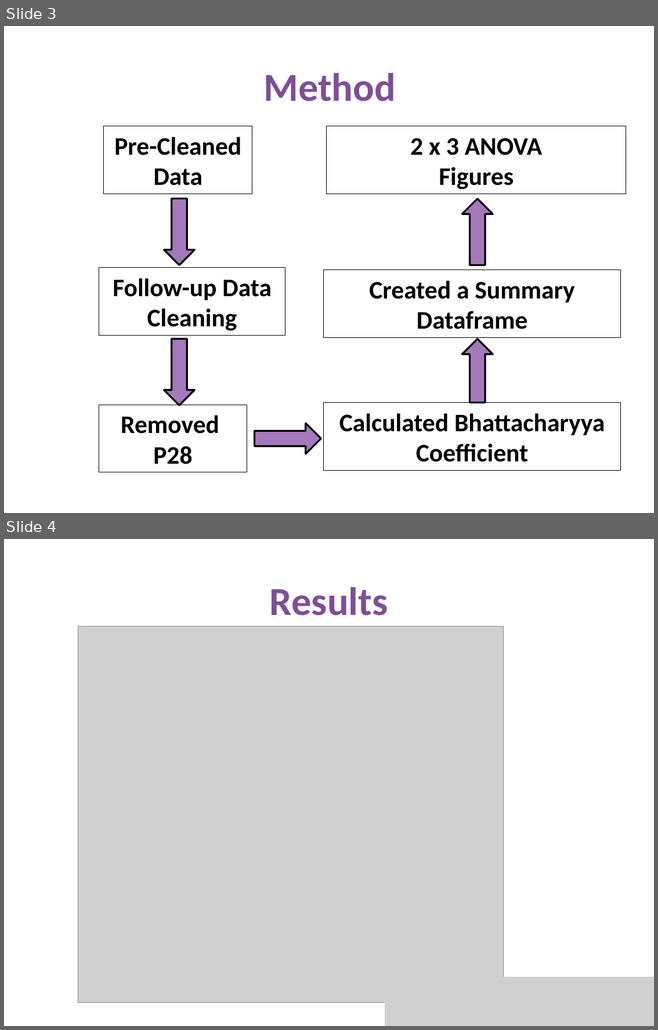
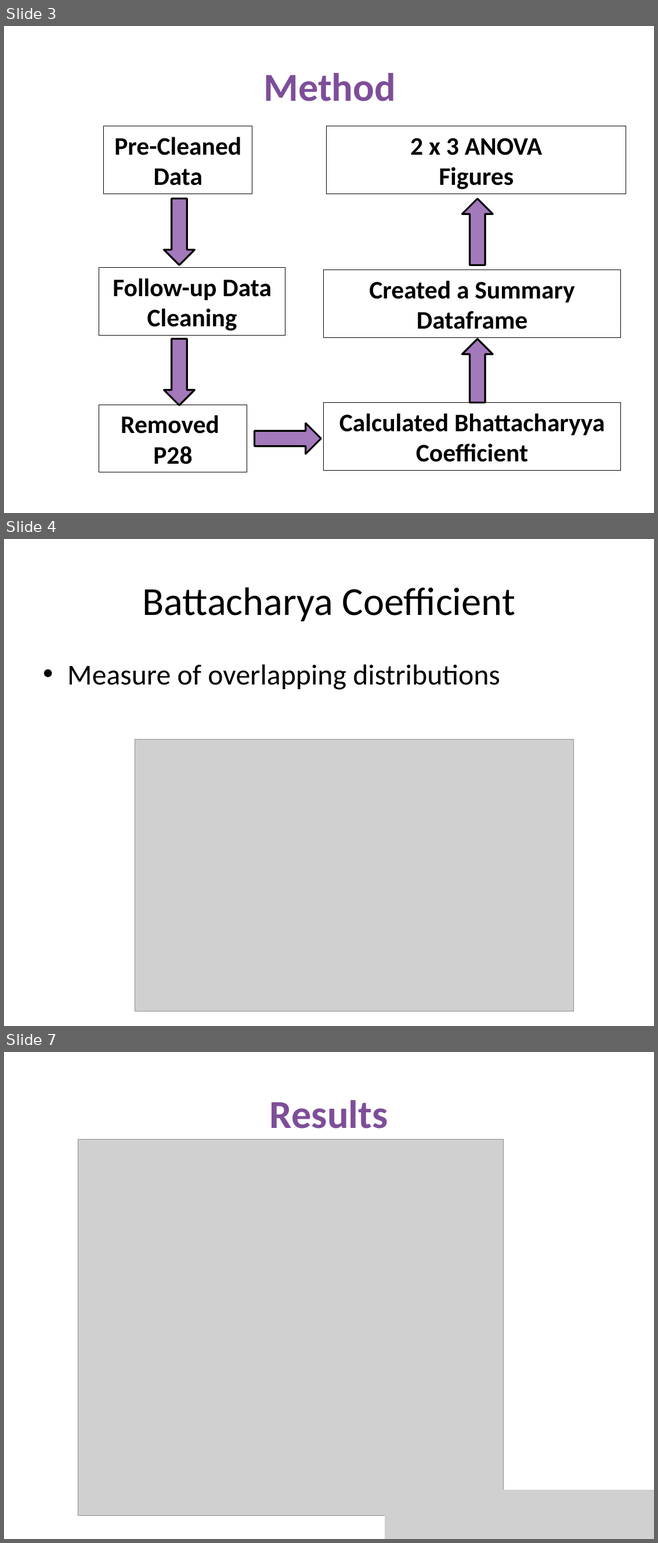
Before and after one commit to psychhack2019/behavioural-chatime, a slide deck: Presentation.pptx. Shown one above the other, each under a label of ours: slides 3 and 4 before the commit, slides 3, 4 and 7 after it; the slides between them are not shown. The pictures are 658x1030 and 658x1543 pixels, drawn with LibreOffice and Linux fonts; fonts in the diff are those of the drawing; grey boxes stand for pictures. Boxes give left, top, right and bottom in pixels: in the first picture for what was removed or moved away, otherwise in the second. Text is boxed around its words. In the diff, an @@ line names an element or a change of style, - is before the commit and + after.

```diff
--- a/Presentation.pptx
+++ b/Presentation.pptx
@@ slide 4 added at box(4, 539, 654, 1026), background #FFFFFF @@
@@ title added at box(142, 587, 515, 621), 44 pt, text #000000 @@
+Battacharya Coefficient
@@ text added at box(67, 664, 500, 690), 32 pt, text #000000 @@
+• Measure of overlapping distributions
@@ picture added at box(135, 739, 574, 1011) @@
@@ what was slide 4 is now slide 7 @@
```
Also in this commit, not shown: 2 other slides added.
